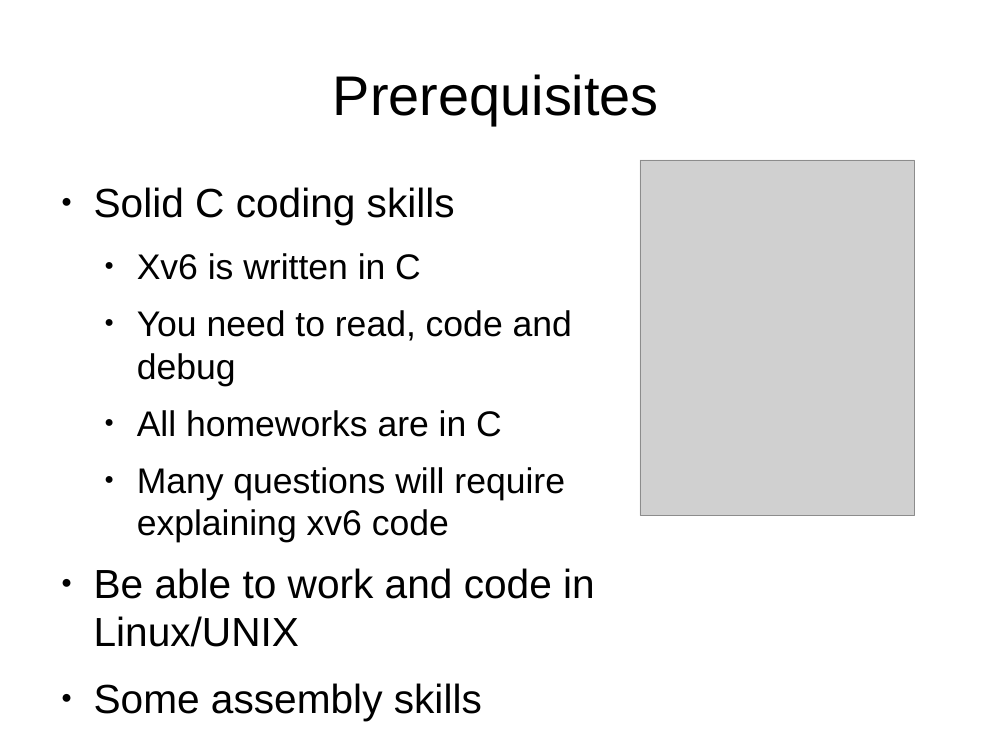
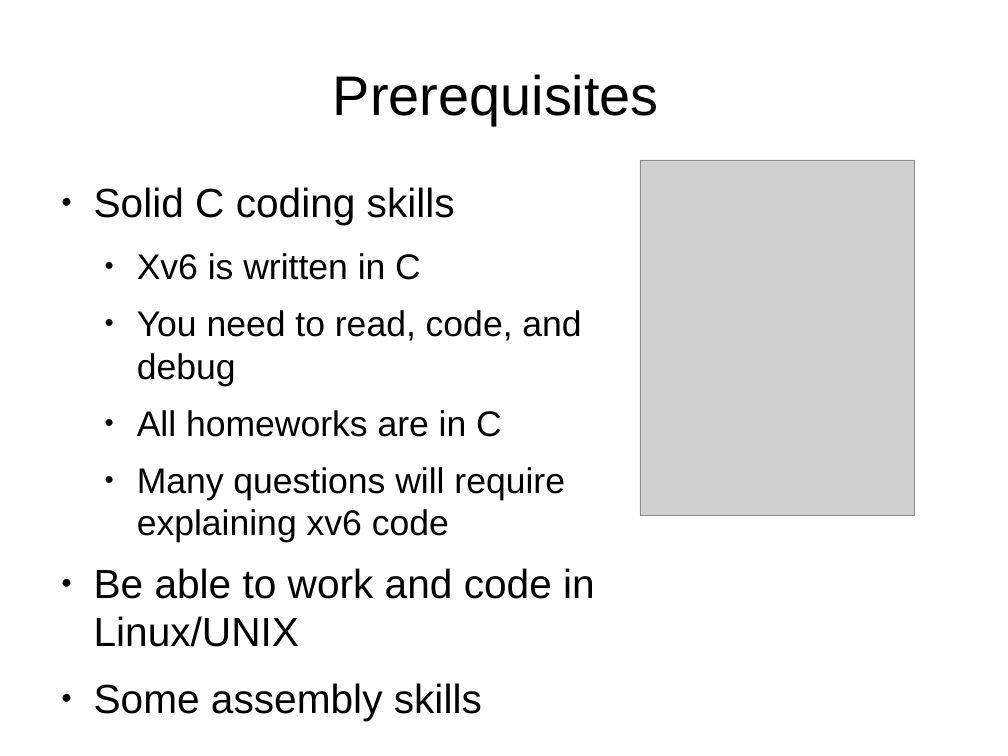
Before and after one commit to antonburtsev/cs5460, a slide deck: slide 9 of lectures/lecture00-logistics/lecture00-logistics.odp. Drawn at 1008x756 pixels with LibreOffice and Linux fonts; fonts in the diff are those of the drawing; grey boxes stand for pictures. Boxes give left, top, right and bottom in pixels: in the first picture for what was removed or moved away, otherwise in the second. Text is boxed around its words. In the diff, an @@ line names an element or a change of style, - is before the commit and + after.

```diff
--- a/lectures/lecture00-logistics/lecture00-logistics.odp
+++ b/lectures/lecture00-logistics/lecture00-logistics.odp
@@ text at (137, 310, 581, 386): text changed @@
-  ● You need to read, code and debug
+  ● You need to read, code, and debug
```
Also in this commit, not shown: 3 other slides changed, 2 slides added, 1 other file.
